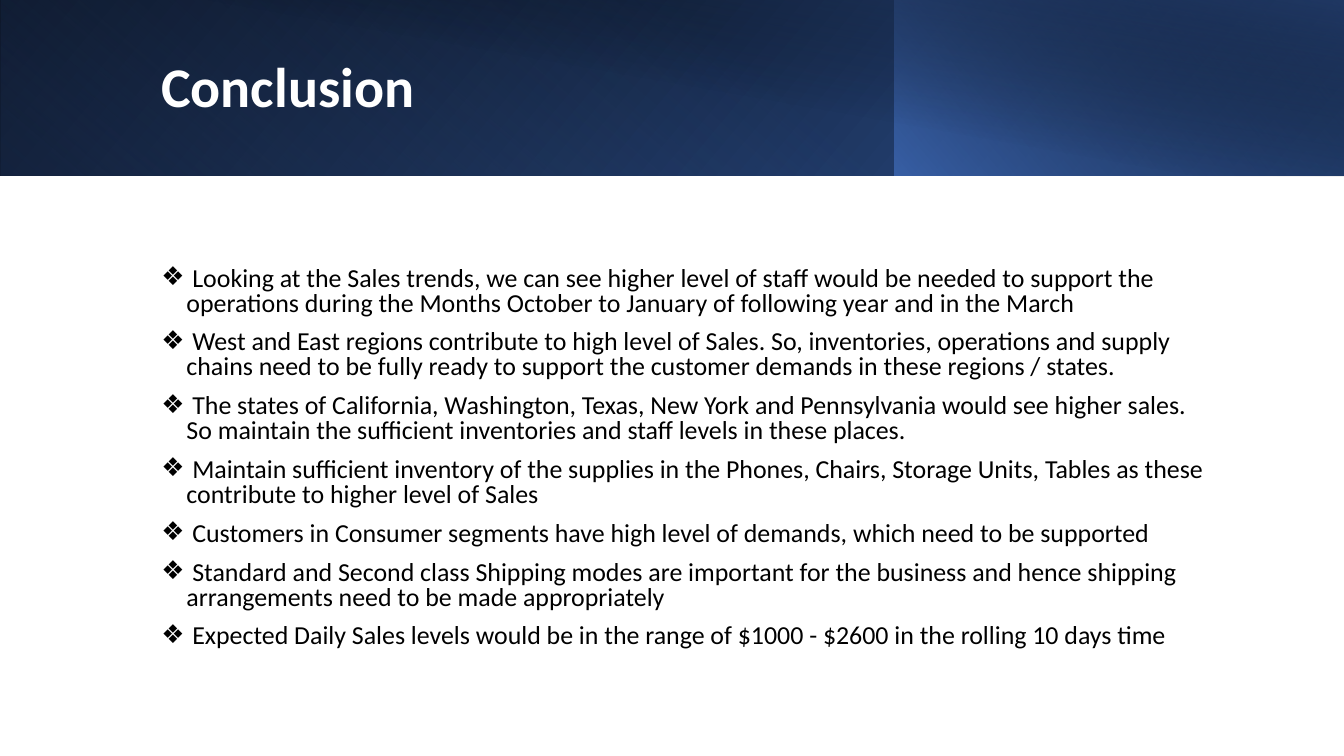
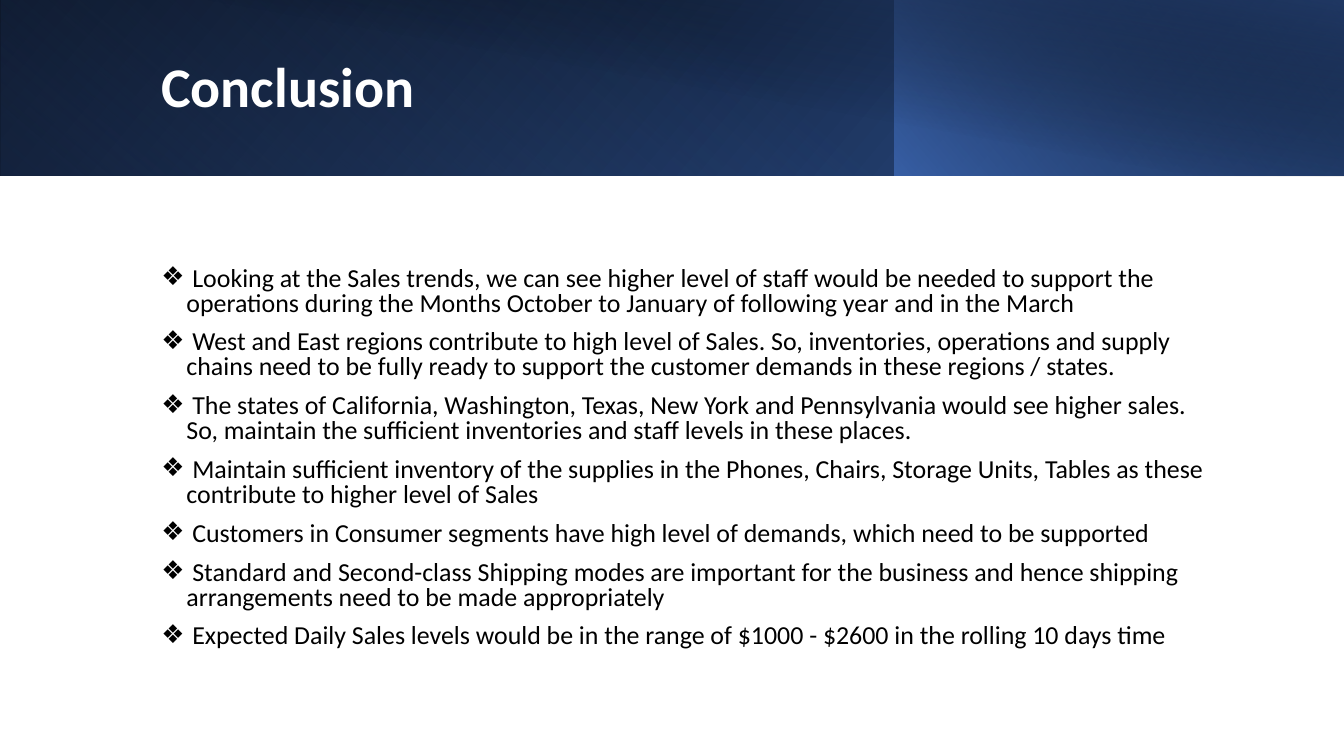
Before and after one commit to pushkarchougule/pushkarchougule, a slide deck: slide 15 of Data Science Portfolio/Sales Forecast for Superstore/Sales_Forecast_Presentation.pptx (slide 14 before the commit). Drawn at 1344x756 pixels with LibreOffice and Linux fonts; fonts in the diff are those of the drawing. Boxes give left, top, right and bottom in pixels: in the first picture for what was removed or moved away, otherwise in the second. Text is boxed around its words. In the diff, an @@ line names an element or a change of style, - is before the commit and + after.

Commit message:
Sales Forecast

```diff
--- a/Data Science Portfolio/Sales Forecast for Superstore/Sales_Forecast_Presentation.pptx
+++ b/Data Science Portfolio/Sales Forecast for Superstore/Sales_Forecast_Presentation.pptx
@@ text at (186,396,1186,444): text changed @@
-❖ The states of California, Washington, Texas, New York and Pennsylvania would see higher sales. So maintain the sufficient inventories and staff levels in these places.
+❖ The states of California, Washington, Texas, New York and Pennsylvania would see higher sales. So, maintain the sufficient inventories and staff levels in these places.
@@ text at (186,563,1178,611): text changed @@
-❖ Standard and Second class Shipping modes are important for the business and hence shipping arrangements need to be made appropriately
+❖ Standard and Second-class Shipping modes are important for the business and hence shipping arrangements need to be made appropriately
```
Also in this commit, not shown: 7 other slides changed, 1 slide added, 1 other file.
